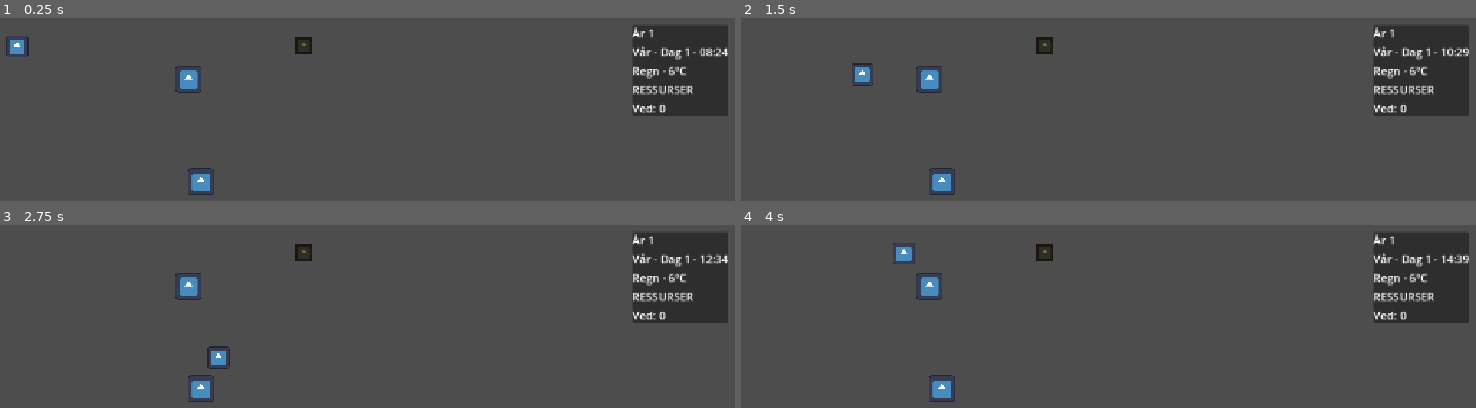
Above: before the commit, frames 1-4 (two rows, left to right).
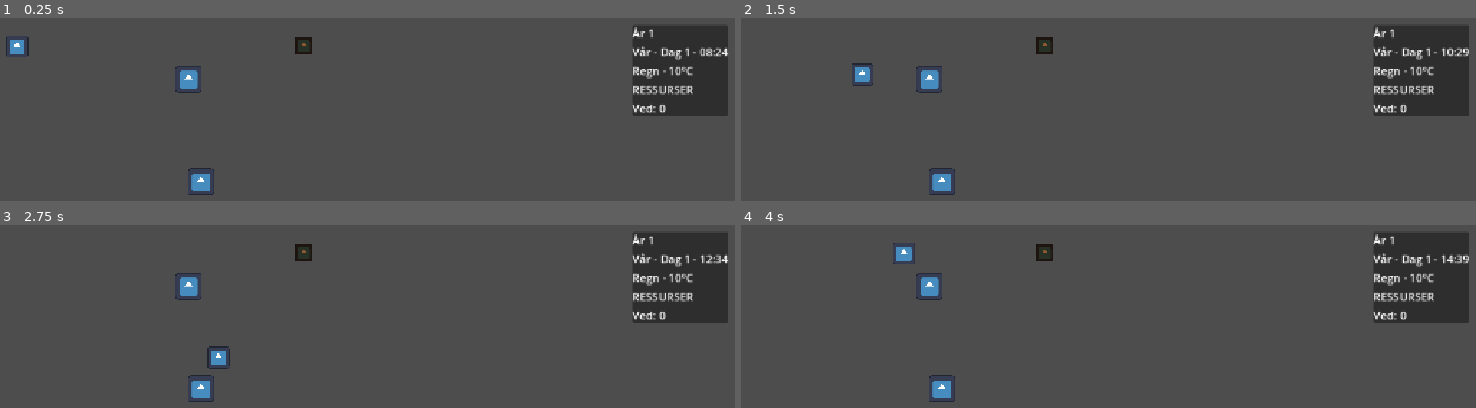
Above: after the commit, the same moments.

Repository: JayPeeJP/Nordgard
Game: Godot game, scene res://scenes/world/farm.tscn
The game is run twice, just before and just after one commit, with the same random seed, the same clock (stepped at 60 frames per second) and the same inputs. The project has no main scene, so this scene is started directly. The engine's default icon, where the game draws it, is replaced by a stand-in: a white triangle on a blue panel in a dark square.
Inputs:
- Up to frame 1 (0.25 s): no input
- Up to frame 2 (1.5 s): hold D (move_right) 0.53-1.28 s; hold E (interact) 0.53-1.28 s; hold S (move_down) from 1.28 s (still down); tap E (interact) at 1.35 s
- Up to frame 3 (2.75 s): release S (move_down) at 2.03 s; hold D (move_right) from 2.03 s (still down); hold E (interact) from 2.03 s (still down)
- Up to frame 4 (4 s): release D (move_right) at 2.78 s; release E (interact) at 2.78 s; hold W (move_up) 2.78-3.53 s; tap E (interact) at 2.85 s; hold A (move_left) from 3.53 s (still down); hold E (interact) from 3.53 s (still down)

The runs differ from the first frame. In frame 1, 0.1% of the frame differs, in the area x 91-95%, y 26-32%; in frame 2, 0.1%; in frame 3, 0.1%; in frame 4, 0.1%.

Commit message:
feat: add crop growth and weather effects

Diff:
--- a/autoload/weather.gd
+++ b/autoload/weather.gd
@@ -27,9 +27,6 @@
 			generate_autumn_weather()
 		"Vinter":
 			generate_winter_weather()
-
-	weather_changed.emit(current_weather, current_temperature)
-
 	print(
 		"Weather: ",
 		current_weather,
@@ -37,10 +34,11 @@
 		current_temperature,
 		"°C"
 	)
+	weather_changed.emit(current_weather, current_temperature)
 
 
 func generate_spring_weather() -> void:
-	current_temperature = randf_range(2.0, 15.0)
+	current_temperature = randf_range(2.0, 28.0)
 
 	var roll := randf()
 
@@ -53,7 +51,7 @@
 
 
 func generate_summer_weather() -> void:
-	current_temperature = randf_range(10.0, 27.0)
+	current_temperature = randf_range(5.0, 35.0)
 
 	var roll := randf()
 
--- a/scripts/objects/potato_plot.gd
+++ b/scripts/objects/potato_plot.gd
@@ -2,19 +2,28 @@
 
 enum State {
 	EMPTY,
-	GROWING,
-	READY
+	PLANTED,
+	SPROUT,
+	YOUNG,
+	MATURE,
+	READY,
+	OVERRIPE,
+	ROTTEN,
+	DEAD
 }
 
-@export var days_to_grow: int = 4
-@export var harvest_amount: int = 4
+@export var days_to_grow: int = 8
+@export var harvest_window: int = 2
+@export var overripe_days: int = 2
+@export var max_harvest: int = 6
 
 var state: State = State.EMPTY
 var planted_day: int = 0
+var crop_health: float = 100.0
 
 
 func _ready() -> void:
-	GameTime.day_changed.connect(_on_day_changed)
+	Weather.weather_changed.connect(_on_weather_changed)
 	update_visual()
 
 
@@ -23,58 +32,168 @@
 		State.EMPTY:
 			plant()
 
-		State.GROWING:
-			print(
-				"Poteten vokser. ",
-				get_days_remaining(),
-				" dager igjen."
-			)
-
 		State.READY:
 			harvest()
 
+		State.OVERRIPE:
+			harvest()
+
+		State.ROTTEN:
+			clear_rotten_crop()
+
+		State.DEAD:
+			clear_dead_crop()
+
+		_:
+			print_crop_status()
+
 
 func plant() -> void:
-	state = State.GROWING
-	planted_day = GameTime.day
-
-	print("Potet plantet på dag ", planted_day)
-
-	update_visual()
+	state = State.PLANTED
+	planted_day = GameTime.total_day
+	crop_health = 100.0
+
+	print("Potet plantet.")
+	print_crop_status()
+
+	update_visual()
+
+
+func _on_weather_changed(_weather: String, _temperature: float) -> void:
+	if state == State.EMPTY or state == State.ROTTEN or state == State.DEAD:
+		return
+
+	apply_weather_effects()
+
+	if crop_health <= 0:
+		crop_health = 0
+		state = State.DEAD
+		print("Potetavlingen døde.")
+		update_visual()
+		return
+
+	update_growth_stage()
+	update_visual()
+	print_crop_status()
+
+
+func apply_weather_effects() -> void:
+	var temperature := Weather.current_temperature
+	var damage: float = 0.0
+
+	if temperature < -5.0:
+		damage = 25.0
+	elif temperature < 0.0:
+		damage = 15.0
+	elif temperature > 30.0:
+		damage = 10.0
+	elif temperature > 25.0:
+		damage = 5.0
+
+	if damage > 0:
+		crop_health -= damage
+
+		print(
+			"Været skadet potetavlingen med ",
+			damage,
+			" helse."
+		)
+
+
+func update_growth_stage() -> void:
+	var age := get_crop_age()
+
+	var overripe_start := days_to_grow + harvest_window
+	var rotten_start := overripe_start + overripe_days
+
+	if age >= rotten_start:
+		state = State.ROTTEN
+	elif age >= overripe_start:
+		state = State.OVERRIPE
+	elif age >= days_to_grow:
+		state = State.READY
+	elif age >= 6:
+		state = State.MATURE
+	elif age >= 4:
+		state = State.YOUNG
+	elif age >= 2:
+		state = State.SPROUT
+	else:
+		state = State.PLANTED
 
 
 func harvest() -> void:
-	Inventory.add_item("potato", harvest_amount)
-
-	print("Høstet ", harvest_amount, " poteter.")
-
+	var amount := calculate_harvest()
+
+	if amount > 0:
+		Inventory.add_item("potato", amount)
+
+	print(
+		"Høstet ",
+		amount,
+		" poteter med ",
+		roundi(crop_health),
+		"% plantehelse."
+	)
+
+	reset_plot()
+
+func clear_rotten_crop() -> void:
+	print("Den råtne potetavlingen ble fjernet.")
+	reset_plot()
+
+
+func calculate_harvest() -> int:
+	var amount: int
+
+	if crop_health >= 80:
+		amount = max_harvest
+	elif crop_health >= 60:
+		amount = max(max_harvest - 1, 1)
+	elif crop_health >= 40:
+		amount = max(max_harvest - 2, 1)
+	elif crop_health >= 20:
+		amount = max(max_harvest - 4, 1)
+	else:
+		amount = 0
+
+	if state == State.OVERRIPE:
+		var overripe_start := days_to_grow + harvest_window
+		var days_overripe := get_crop_age() - overripe_start + 1
+
+		amount -= days_overripe
+
+	return max(amount, 0)
+
+
+func clear_dead_crop() -> void:
+	print("Død potetavling fjernet.")
+	reset_plot()
+
+
+func reset_plot() -> void:
 	state = State.EMPTY
 	planted_day = 0
-
-	update_visual()
-
-
-func _on_day_changed(_day: int) -> void:
-	if state != State.GROWING:
-		return
-
-	if get_growth_days() >= days_to_grow:
-		state = State.READY
-
-		print("Potetene er klare til høsting!")
-
-		update_visual()
-
-
-func get_growth_days() -> int:
+	crop_health = 100.0
+	update_visual()
+
+
+func get_crop_age() -> int:
 	if state == State.EMPTY:
 		return 0
 
-	return GameTime.day - planted_day
-
-
-func get_days_remaining() -> int:
-	return max(days_to_grow - get_growth_days(), 0)
+	return GameTime.total_day - planted_day
+
+
+func print_crop_status() -> void:
+	print(
+		"Potet | Alder: ",
+		get_crop_age(),
+		" dager | Helse: ",
+		roundi(crop_health),
+		"% | Stadie: ",
+		State.keys()[state]
+	)
 
 
 func update_visual() -> void:
@@ -82,8 +201,20 @@
 		State.EMPTY:
 			modulate = Color(0.55, 0.35, 0.20)
 
-		State.GROWING:
-			modulate = Color(0.40, 0.75, 0.30)
+		State.PLANTED:
+			modulate = Color(0.45, 0.30, 0.20)
+
+		State.SPROUT:
+			modulate = Color(0.55, 0.80, 0.35)
+
+		State.YOUNG:
+			modulate = Color(0.35, 0.70, 0.25)
+
+		State.MATURE:
+			modulate = Color(0.25, 0.60, 0.20)
 
 		State.READY:
 			modulate = Color(0.85, 0.75, 0.25)
+
+		State.DEAD:
+			modulate = Color(0.25, 0.20, 0.15)
